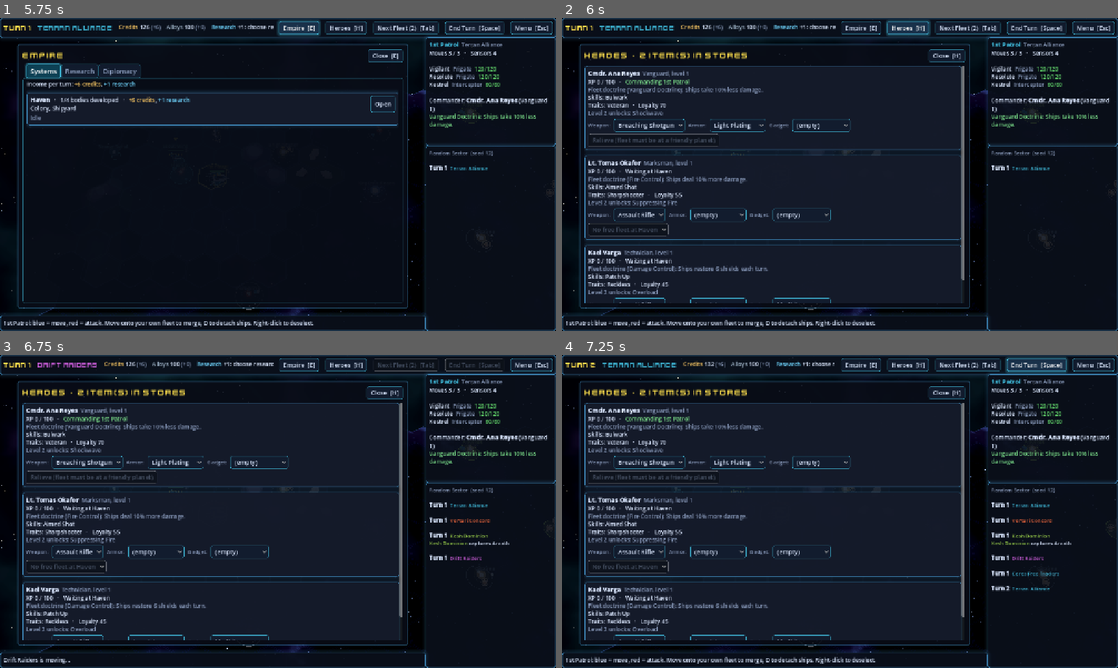
Above: before the commit, frames 1-4 (two rows, left to right).
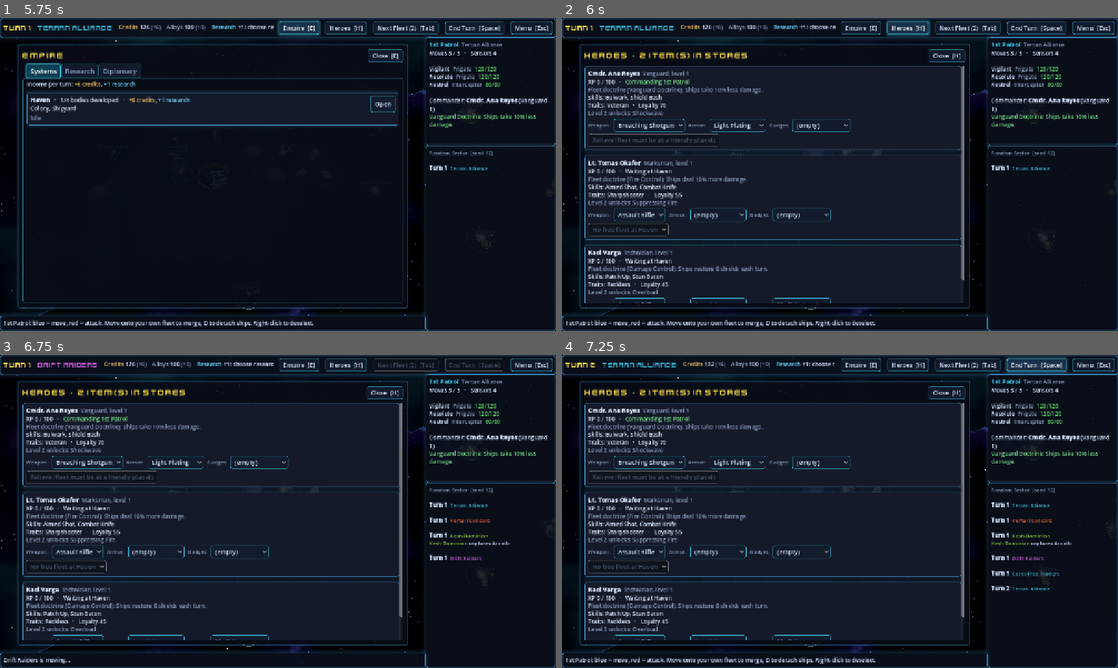
Above: after the commit, the same moments.

Repository: jamesedchristie/space-homm
Game: Godot game, scene res://src/presentation/main.tscn
The game is run twice, just before and just after one commit, with the same random seed, the same clock (stepped at 60 frames per second) and the same inputs.
Inputs (mouse positions are in pixels of both pictures, inside the frame that each line leads up to):
- Up to frame 1 (5.75 s): click "New campaign" at 0.5 s; click (266, 246) at 1.27 s; type "12" at 1.35 s; click "Start" at 2 s; click "Begin" at 2.75 s; click "Next Fleet (2) [Tab]" at 3.5 s; click "Next Fleet (2) [Tab]" at 4.25 s; click "Empire [E]" at 5 s
- Up to frame 2 (6 s): click "Heroes [H]" at 5.75 s
- Up to frame 3 (6.75 s): click "End Turn [Space]" at 6.5 s
- Up to frame 4 (7.25 s): no input

Frame 1 is identical in both runs. In frame 2, 0.2% of the frame differs, in the area x 11-21%, y 24-84%; in frame 3, 0.2%; in frame 4, 0.2%.

Commit message:
Squad melee: knives, blades, claws and hero strikes that ignore cover
Abilities flagged "melee": true (range 1, fx "melee") skip directional cover
and flanking in DamageEffect and previews, and are never used for overwatch
reaction shots. New abilities: Combat Knife (marines, smuggler captain,
Marksman), Vibro-Blade (boarders), Rending Claws (infected crew), Shield Bash
(Vanguard) and Stun Baton (Technician). Units tagged "rusher" get a melee score
bonus in the AI so raiders and the infected close in. Tests for cover bypass
and AI melee use.

Co-Authored-By: Claude Opus 5.5 <noreply@anthropic.com>
Claude-Session: https://claude.ai/code/session_011S8DfbG2VPjJYDMcXDFx8r

Diff:
--- a/data/heroes/classes.json
+++ b/data/heroes/classes.json
@@ -16,7 +16,8 @@
     },
     "skills": {
       "1": [
-        "bulwark"
+        "bulwark",
+        "shield_bash"
       ],
       "2": [
         "shockwave"
@@ -49,7 +50,8 @@
     },
     "skills": {
       "1": [
-        "aimed_shot"
+        "aimed_shot",
+        "combat_knife"
       ],
       "2": [
         "suppress"
@@ -82,7 +84,8 @@
     },
     "skills": {
       "1": [
-        "patch_up"
+        "patch_up",
+        "stun_baton"
       ],
       "2": [
         "overload"
--- /dev/null
+++ b/data/tactical/abilities/combat_knife.json
@@ -0,0 +1,15 @@
+{
+  "id": "combat_knife",
+  "name": "Combat Knife",
+  "description": "Hand to hand: a quick, brutal strike on an adjacent enemy. Ignores cover.",
+  "ap_cost": 1,
+  "cooldown": 0,
+  "target": "enemy",
+  "range": [1, 1],
+  "requires_los": true,
+  "melee": true,
+  "effects": [
+    {"type": "damage", "amount": [8, 11], "damage_type": "kinetic"}
+  ],
+  "fx": "melee"
+}
--- /dev/null
+++ b/data/tactical/abilities/rending_claws.json
@@ -0,0 +1,16 @@
+{
+  "id": "rending_claws",
+  "name": "Rending Claws",
+  "description": "Overgrown, spore-laced limbs tear at an adjacent target. May leave it contaminated.",
+  "ap_cost": 1,
+  "cooldown": 0,
+  "target": "enemy",
+  "range": [1, 1],
+  "requires_los": true,
+  "melee": true,
+  "effects": [
+    {"type": "damage", "amount": [7, 10], "damage_type": "kinetic"},
+    {"type": "apply_status", "status": "contaminated", "duration": 3, "chance": 0.5}
+  ],
+  "fx": "melee"
+}
--- /dev/null
+++ b/data/tactical/abilities/shield_bash.json
@@ -0,0 +1,16 @@
+{
+  "id": "shield_bash",
+  "name": "Shield Bash",
+  "description": "Slam an adjacent enemy with your shield: heavy damage and a 50% chance to stagger it for a turn. Ignores cover.",
+  "ap_cost": 2,
+  "cooldown": 2,
+  "target": "enemy",
+  "range": [1, 1],
+  "requires_los": true,
+  "melee": true,
+  "effects": [
+    {"type": "damage", "amount": [15, 20], "damage_type": "kinetic"},
+    {"type": "apply_status", "status": "disabled", "duration": 1, "chance": 0.5}
+  ],
+  "fx": "melee"
+}
--- /dev/null
+++ b/data/tactical/abilities/stun_baton.json
@@ -0,0 +1,16 @@
+{
+  "id": "stun_baton",
+  "name": "Stun Baton",
+  "description": "A crackling baton: shocks an adjacent enemy and may stun it. Strips shields well. Ignores cover.",
+  "ap_cost": 2,
+  "cooldown": 2,
+  "target": "enemy",
+  "range": [1, 1],
+  "requires_los": true,
+  "melee": true,
+  "effects": [
+    {"type": "damage", "amount": [10, 14], "damage_type": "energy"},
+    {"type": "apply_status", "status": "disabled", "duration": 1, "chance": 0.4}
+  ],
+  "fx": "melee"
+}
--- /dev/null
+++ b/data/tactical/abilities/vibro_blade.json
@@ -0,0 +1,15 @@
+{
+  "id": "vibro_blade",
+  "name": "Vibro-Blade",
+  "description": "A humming raider blade that finds the gaps in armour. Adjacent enemies only; ignores cover.",
+  "ap_cost": 1,
+  "cooldown": 0,
+  "target": "enemy",
+  "range": [1, 1],
+  "requires_los": true,
+  "melee": true,
+  "effects": [
+    {"type": "damage", "amount": [8, 12], "damage_type": "kinetic", "ignore_armor": true}
+  ],
+  "fx": "melee"
+}
--- a/data/tactical/units/boarder.json
+++ b/data/tactical/units/boarder.json
@@ -3,7 +3,8 @@
   "name": "Boarder",
   "description": "Raider shock trooper with a breaching shotgun.",
   "tags": [
-    "infantry"
+    "infantry",
+    "rusher"
   ],
   "stats": {
     "max_hull": 45,
@@ -15,6 +16,7 @@
   },
   "abilities": [
     "boarder_shotgun",
+    "vibro_blade",
     "overwatch"
   ],
   "visual": {
--- a/data/tactical/units/infected_crew.json
+++ b/data/tactical/units/infected_crew.json
@@ -3,7 +3,8 @@
   "name": "Infected Crewman",
   "description": "A lab technician, long past help. Slow, tough and still reaching for you.",
   "tags": [
-    "infantry"
+    "infantry",
+    "rusher"
   ],
   "stats": {
     "max_hull": 55,
@@ -14,13 +15,14 @@
     "sight": 5
   },
   "abilities": [
+    "rending_claws",
     "spore_lash"
   ],
   "visual": {
     "placeholder": "boarder",
     "sprite": "",
     "size": 0.95,
-    "model": "boarder"
+    "model": "infected"
   },
   "stat_names": {
     "hull": "Health",
--- a/data/tactical/units/marine.json
+++ b/data/tactical/units/marine.json
@@ -15,6 +15,7 @@
   },
   "abilities": [
     "rifle_burst",
+    "combat_knife",
     "throw_grenade",
     "overwatch"
   ],
--- a/src/tactical/ai/rule_based_ai.gd
+++ b/src/tactical/ai/rule_based_ai.gd
@@ -20,6 +20,9 @@
 ## Bonus per nearby enemy for a firing position with cover from it
 ## (scaled by how much damage the cover stops).
 const COVER_WEIGHT := 14.0
+## Units tagged "rusher" (raiders, the infected) like hand to hand: melee abilities
+## score this much higher for them, so they close in rather than hang back.
+const RUSHER_MELEE_BONUS := 1.5
 
 var _moved_turn_key := ""
 
@@ -122,6 +125,8 @@
 		else:
 			score += net * (FRIENDLY_FIRE_WEIGHT if net < 0.0 else 1.0)
 
+	if score > 0.0 and ability.get("melee", false) and "rusher" in unit.tags:
+		score *= RUSHER_MELEE_BONUS
 	var radius := int(ability.get("radius", 0))
 	var affects: String = ability.get("affects", AbilityRules.default_affects(ability.get("target", "enemy")))
 	if from_cell != unit.cell and radius > 0 and affects != "enemies" \
--- a/src/tactical/battle_engine.gd
+++ b/src/tactical/battle_engine.gd
@@ -237,7 +237,8 @@
 		p["lethal"] = p["hull_damage"] >= state.get_unit(p["unit"]).hull
 		var target := state.get_unit(p["unit"])
 		p["cover"] = CoverRules.evaluate(state, origin, target.cell) \
-				if int(ability.get("radius", 0)) == 0 and target.team != unit.team else {"cover": "", "flanked": false}
+				if int(ability.get("radius", 0)) == 0 and target.team != unit.team and not ability.get("melee", false) \
+				else {"cover": "", "flanked": false}
 	return order
 
 
@@ -376,7 +377,7 @@
 func _reaction_ability(watcher: BattleUnit, target: BattleUnit) -> String:
 	for ability_id in watcher.abilities:
 		var ability: Dictionary = data.abilities.get(ability_id, {})
-		if ability.get("target", "") != "enemy" or int(ability.get("radius", 0)) > 0:
+		if ability.get("target", "") != "enemy" or int(ability.get("radius", 0)) > 0 or ability.get("melee", false):
 			continue
 		var damaging: bool = ability.get("effects", []).any(func(fx: Dictionary) -> bool: return fx.get("type", "") == "damage")
 		if not damaging:
--- a/src/tactical/rules/effects/damage_effect.gd
+++ b/src/tactical/rules/effects/damage_effect.gd
@@ -25,8 +25,10 @@
 	# Standing in terrain like crates reduces damage from every direction.
 	var cover: float = engine.state.grid.terrain_def(target.cell).get("damage_taken", 1.0)
 	# Directional cover / flanking (see CoverRules); area attacks ignore it, and so
-	# does damage over time (no ability in progress, e.g. a status ticking).
-	if source != null and not engine.current_ability.is_empty() and int(engine.current_ability.get("radius", 0)) == 0:
+	# does damage over time (no ability in progress, e.g. a status ticking) and
+	# melee ("melee": true abilities hit adjacent targets, cover or not).
+	if source != null and not engine.current_ability.is_empty() and int(engine.current_ability.get("radius", 0)) == 0 \
+			and not engine.current_ability.get("melee", false):
 		var from: Vector2i = source.cell if engine.preview_from_cell == null else engine.preview_from_cell
 		cover *= CoverRules.evaluate(engine.state, from, target.cell)["multiplier"]
 	return raw * dealt * target.get_stat("damage_taken") * cover * engine.damage_scale
--- /dev/null
+++ b/tests/tactical/test_melee.gd
@@ -0,0 +1,116 @@
+extends TestCase
+## Hand-to-hand abilities ("melee": true): they ignore cover, the AI uses them
+## when adjacent, and the shipped melee content is well formed.
+## Map: 8x6 "test_room" with a crate at (6, 5).
+
+
+func _data() -> DataRegistry:
+	var data := Fixtures.registry()
+	data.abilities["test_stab"] = {
+		"id": "test_stab", "name": "Stab", "ap_cost": 1, "target": "enemy", "range": [1, 1],
+		"requires_los": true, "melee": true, "fx": "melee",
+		"effects": [{"type": "damage", "amount": 10, "damage_type": "test_flat"}],
+	}
+	data.units["test_brawler"] = {
+		"id": "test_brawler", "name": "Brawler",
+		"stats": {"max_hull": 50, "max_shields": 20, "armor": 0, "initiative": 9, "max_ap": 4},
+		"abilities": ["test_zap", "test_stab"],
+	}
+	data.units["test_stabber"] = {
+		"id": "test_stabber", "name": "Stabber",
+		"stats": {"max_hull": 50, "max_shields": 20, "armor": 0, "initiative": 9, "max_ap": 4},
+		"abilities": ["test_stab"],
+	}
+	return data
+
+
+func _engine(team0: Array, team1: Array) -> BattleEngine:
+	var def := {"id": "t", "map": "test_room", "teams": [
+		{"team": 0, "controller": "player", "units": team0},
+		{"team": 1, "controller": "ai", "units": team1}]}
+	var e := BattleEngine.from_scenario(_data(), def, 42)
+	e.start()
+	return e
+
+
+func test_melee_ignores_cover_but_ranged_does_not() -> void:
+	# The target stands at (5, 5) beside the crate (6, 5); the attacker at (6, 4)
+	# is diagonal to it, on the crate's side, so the crate is half cover.
+	var e := _engine([{"unit": "test_brawler", "at": [6, 4]}], [{"unit": "test_dummy", "at": [5, 5]}])
+	var me := e.state.active_unit()
+	var enemy := e.state.living_enemies_of(me)[0]
+	assert_eq(CoverRules.evaluate(e.state, me.cell, enemy.cell)["cover"], CoverRules.HALF)
+	var zap := e.preview_ability(me.id, "test_zap", enemy.cell)[0]
+	var stab := e.preview_ability(me.id, "test_stab", enemy.cell)[0]
+	assert_eq(zap["shield_damage"], 7, "ranged attack is reduced by half cover")
+	assert_eq(stab["shield_damage"], 10, "melee ignores cover")
+	assert_eq(stab["cover"]["cover"], "", "and the preview shows no cover")
+	var result := e.submit(UseAbilityCommand.new(me.id, "test_stab", enemy.cell))
+	assert_true(result.ok, result.error)
+	assert_eq(enemy.shields, 10, "20 shields - 10 flat damage")
+
+
+func test_melee_needs_an_adjacent_target() -> void:
+	var e := _engine([{"unit": "test_stabber", "at": [4, 4]}], [{"unit": "test_dummy", "at": [6, 4]}])
+	var me := e.state.active_unit()
+	assert_eq(e.ability_targets(me.id, "test_stab").size(), 0, "two cells away")
+	var e2 := _engine([{"unit": "test_stabber", "at": [4, 4]}], [{"unit": "test_dummy", "at": [5, 4]}])
+	assert_eq(e2.ability_targets(e2.state.active_unit_id, "test_stab").size(), 1)
+
+
+func test_ai_uses_melee_when_adjacent() -> void:
+	var e := _engine([{"unit": "test_stabber", "at": [4, 4]}], [{"unit": "test_dummy", "at": [5, 4]}])
+	var cmd := RuleBasedAI.new().decide(e)
+	assert_true(cmd is UseAbilityCommand)
+	assert_eq((cmd as UseAbilityCommand).ability_id, "test_stab")
+	assert_eq((cmd as UseAbilityCommand).target, Vector2i(5, 4))
+
+
+func test_ai_prefers_melee_against_covered_adjacent_target() -> void:
+	# Zap does 7 through half cover for 2 AP; the stab does 10 for 1 AP.
+	var e := _engine([{"unit": "test_brawler", "at": [6, 4]}], [{"unit": "test_dummy", "at": [5, 5]}])
+	var cmd := RuleBasedAI.new().decide(e)
+	assert_true(cmd is UseAbilityCommand)
+	assert_eq((cmd as UseAbilityCommand).ability_id, "test_stab")
+
+
+func test_ai_closes_in_to_use_a_melee_only_unit() -> void:
+	var e := _engine([{"unit": "test_stabber", "at": [4, 4]}], [{"unit": "test_dummy", "at": [7, 4]}])
+	var cmd := RuleBasedAI.new().decide(e)
+	assert_true(cmd is MoveCommand, "walks up to its target")
+	var dest: Vector2i = (cmd as MoveCommand).to
+	assert_true(e.state.grid.distance(dest, Vector2i(7, 4)) <= 1, "ends adjacent: %s" % dest)
+
+
+func test_shipped_melee_abilities_are_adjacent_and_flagged() -> void:
+	var data := DataRegistry.get_default()
+	var found := 0
+	for id: String in data.abilities:
+		var ability: Dictionary = data.abilities[id]
+		if not ability.get("melee", false):
+			continue
+		found += 1
+		assert_eq([int(ability["range"][0]), int(ability["range"][1])], [1, 1], "%s is adjacent-only" % id)
+		assert_eq(ability.get("fx", ""), "melee", "%s plays the lunge" % id)
+		assert_eq(int(ability.get("radius", 0)), 0, "%s hits one target" % id)
+	assert_true(found >= 5, "marine, raider, infected and hero melee moves exist")
+	assert_true("combat_knife" in data.units["marine"]["abilities"])
+	assert_true("vibro_blade" in data.units["boarder"]["abilities"])
+	assert_true("shield_bash" in HeroBuilder.skills_at(data.hero_classes["vanguard"], 1))
+
+
+func test_real_marine_knife_ignores_cover() -> void:
+	var def := {"id": "t", "map": "test_room", "teams": [
+		{"team": 0, "controller": "player", "units": [{"unit": "marine", "at": [6, 4]}]},
+		{"team": 1, "controller": "ai", "units": [{"unit": "boarder", "at": [5, 5]}]}]}
+	var e := BattleEngine.from_scenario(Fixtures.registry(), def, 1)
+	e.start()
+	var me := e.state.living_units(0)[0]
+	var enemy := e.state.living_units(1)[0]
+	assert_eq(CoverRules.evaluate(e.state, me.cell, enemy.cell)["cover"], CoverRules.HALF)
+	var burst := e.preview_ability(me.id, "rifle_burst", enemy.cell)[0]
+	var knife := e.preview_ability(me.id, "combat_knife", enemy.cell)[0]
+	var avg_burst := (12 + 16) / 2.0 * 0.7 * 0.5  # half cover, kinetic vs shields
+	var avg_knife := (8 + 11) / 2.0 * 0.5
+	assert_near(float(burst["shield_damage"]), avg_burst, 1.0)
+	assert_near(float(knife["shield_damage"]), avg_knife, 1.0)
Not shown, added: tests/tactical/test_melee.gd.uid
Not shown, changed: docs/architecture.md
